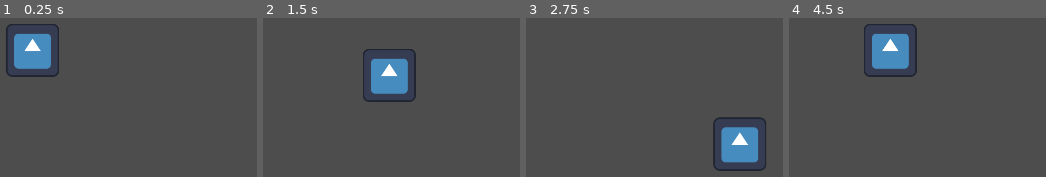
Above: before the commit, frames 1-4 (left to right).
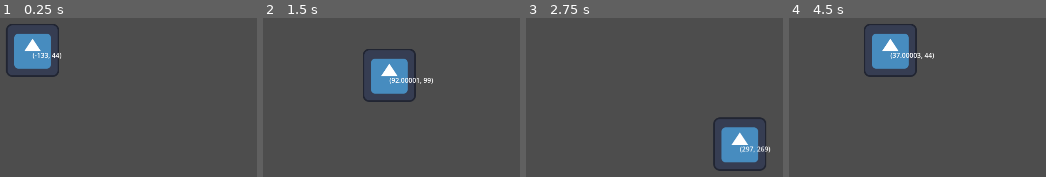
Above: after the commit, the same moments.

Repository: skycatminepokie/hackusu-25
Game: Godot game, scene res://Scenes/world.tscn
The game is run twice, just before and just after one commit, with the same random seed, the same clock (stepped at 60 frames per second) and the same inputs. The engine's default icon, where the game draws it, is replaced by a stand-in: a white triangle on a blue panel in a dark square.
Inputs:
- Up to frame 1 (0.25 s): no input
- Up to frame 2 (1.5 s): tap Enter at 0.5 s; hold D (Right) 0.53-1.28 s; hold S (Down) from 1.28 s (still down)
- Up to frame 3 (2.75 s): release S (Down) at 2.03 s; hold D (Right) from 2.03 s (still down)
- Up to frame 4 (4.5 s): release D (Right) at 2.78 s; hold W (Up) 2.78-3.53 s; hold A (Left) from 3.53 s (still down)

The runs differ from the first frame. In frame 1, 0.2% of the frame differs, in the area x 12-24%, y 22-26%; in frame 2, 0.3%; in frame 3, 0.3%; in frame 4, 0.3%, in the area x 39-57%, y 22-26%.

Commit message:
switch to maximized and fix bug

Diff:
--- a/Scripts/playermovement.gd
+++ b/Scripts/playermovement.gd
@@ -17,4 +17,5 @@
 		velocity.x = SPEED
 	if inputdirection_x == 0:
 		velocity.x = 0
+	label.text = str(screen_position)
 	move_and_slide()
